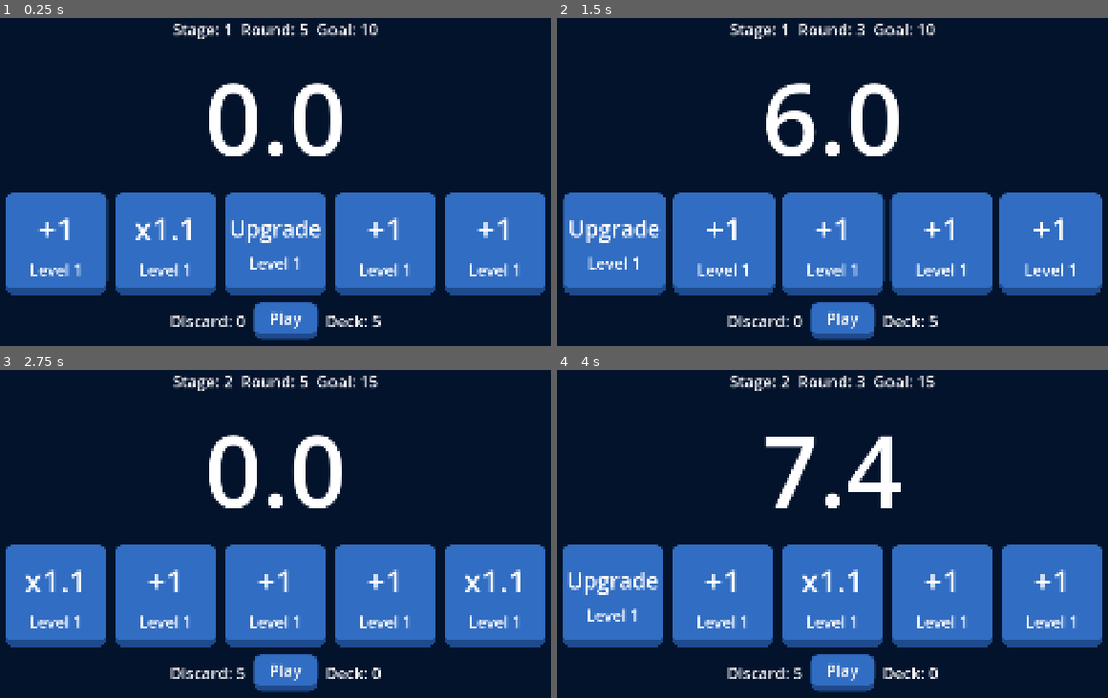
Above: before the commit, frames 1-4 (two rows, left to right).
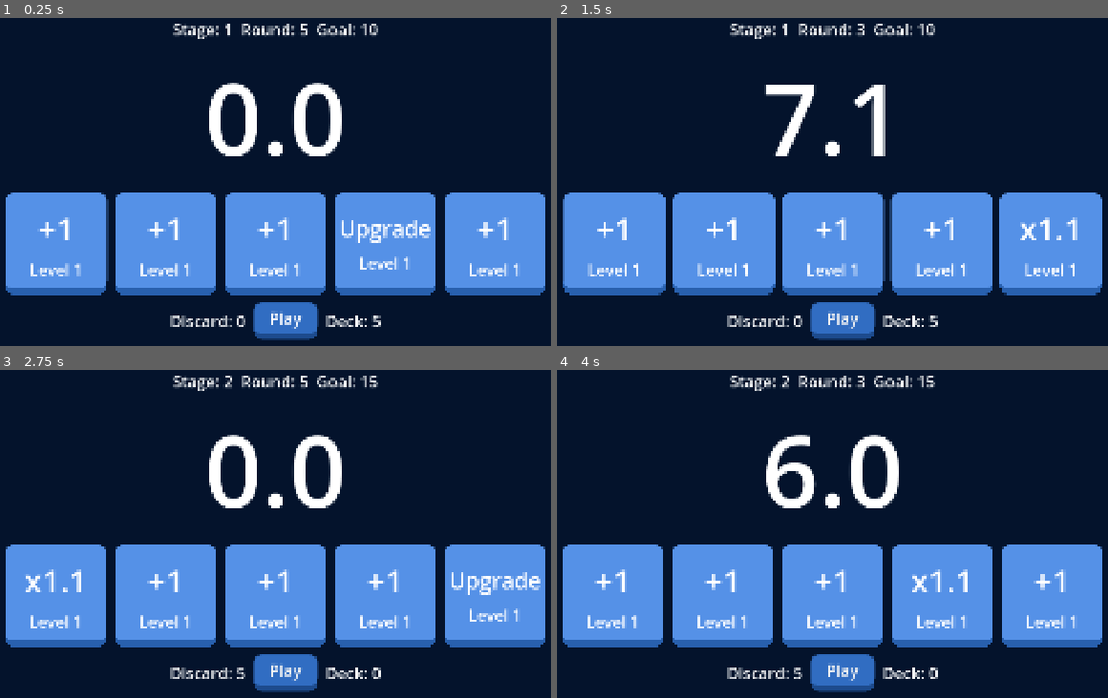
Above: after the commit, the same moments.

Repository: billyhawkes/card-game
Game: Godot game, scene res://scenes/game.tscn
The game is run twice, just before and just after one commit, with the same random seed, the same clock (stepped at 60 frames per second) and the same inputs.
Inputs (mouse positions are in pixels of both pictures, inside the frame that each line leads up to):
- Up to frame 1 (0.25 s): no input
- Up to frame 2 (1.5 s): click "Play" at 0.5 s; click "Play" at 1.25 s
- Up to frame 3 (2.75 s): click "Play" at 2 s
- Up to frame 4 (4 s): tap Enter at 2.75 s; move the mouse to (997, 507) at 2.77 s; press the mouse at (997, 507) at 2.78 s; tap Space at 3.5 s; move the mouse to (678, 550) at 3.52 s; release the mouse at (678, 550) at 3.53 s; click (678, 550) at 3.6 s

The runs differ from the first frame. In frame 1, 28% of the frame differs, in the area x 1-99%, y 53-85%; in frame 2, 30%, in the area x 1-99%, y 19-85%; in frame 3, 27%; in frame 4, 30%.
Error before the commit: Attempt to call function 'upgrade_card' in base 'null instance' on a null instance. (res://scenes/card.gd:76)

Commit message:
feat: end menu and restart

Diff:
--- a/interface/theme.tres
+++ b/interface/theme.tres
@@ -12,6 +12,19 @@
 bg_color = Color(0.190581, 0.427638, 0.760969, 1)
 border_width_top = 15
 border_color = Color(0.8, 0.8, 0.8, 0)
+corner_radius_top_left = 20
+corner_radius_top_right = 20
+corner_radius_bottom_right = 20
+corner_radius_bottom_left = 20
+
+[sub_resource type="StyleBoxFlat" id="StyleBoxFlat_iq5ie"]
+content_margin_left = 40.0
+content_margin_top = 10.0
+content_margin_right = 40.0
+content_margin_bottom = 25.0
+bg_color = Color(0.333376, 0.568151, 0.905405, 1)
+border_width_bottom = 15
+border_color = Color(0.157096, 0.375376, 0.682955, 1)
 corner_radius_top_left = 20
 corner_radius_top_right = 20
 corner_radius_bottom_right = 20
@@ -43,4 +56,4 @@
 Button/styles/normal = ExtResource("1_qajdk")
 Button/styles/pressed = SubResource("StyleBoxFlat_qajdk")
 Label/font_sizes/font_size = 40
-Panel/styles/panel = ExtResource("1_qajdk")
+Panel/styles/panel = SubResource("StyleBoxFlat_iq5ie")
--- a/project.godot
+++ b/project.godot
@@ -14,6 +14,10 @@
 run/main_scene="uid://b8upd5s60o0j6"
 config/features=PackedStringArray("4.4", "GL Compatibility")
 config/icon="res://icon.svg"
+
+[autoload]
+
+Game="*res://scenes/game.gd"
 
 [display]
 
--- a/scenes/card.gd
+++ b/scenes/card.gd
@@ -31,7 +31,7 @@
 	value_label.text = label()
 	level_label.text = "Level " + str(level)
 	hand_container = get_parent()
-	card_manager = get_tree().root.get_child(0).get_child(0)
+	card_manager = get_tree().root.find_child("$CardManager")
 
 static func create_card(_type: CardType, _level: int, _card_id: int) -> Card:
 	var new_card: Card = CARD.instantiate()
@@ -70,9 +70,9 @@
 		CardType.Upgrade:
 			var cards = hand_container.get_children() as Array[Card]
 			var index = cards.find(self)
-			var next_card = cards[index + 1]
-			print(next_card.card_id)
-			if next_card:
+
+			if len(cards) < index + 1:
+				var next_card = cards[index + 1]
 				card_manager.upgrade_card(next_card.card_id)
 			return score
 		_:
--- a/scenes/card_manager.gd
+++ b/scenes/card_manager.gd
@@ -47,7 +47,8 @@
 				var id = discard.pop_front()
 				deck.append(id)
 				deck.shuffle()
-		hand.append(card_id)
+		else:
+			hand.append(card_id)
 
 	for child in hand_container.get_children():
 		hand_container.remove_child(child)
--- a/scenes/game.gd
+++ b/scenes/game.gd
@@ -1 +1,14 @@
 extends Node2D
+
+const GAME = preload("res://scenes/game.tscn")
+const END_MENU = preload("res://scenes/menus/end_menu.tscn")
+
+func game_lost() -> void:
+	var end_menu: Control = END_MENU.instantiate()
+	var canvas_layer = get_tree().current_scene.find_child("CanvasLayer", true)
+	get_tree().paused = true
+	canvas_layer.add_child(end_menu)
+
+func start_game() -> void:
+	get_tree().paused = false
+	get_tree().change_scene_to_packed(GAME)
--- a/scenes/game.tscn
+++ b/scenes/game.tscn
@@ -1,12 +1,10 @@
-[gd_scene load_steps=5 format=3 uid="uid://b8upd5s60o0j6"]
+[gd_scene load_steps=4 format=3 uid="uid://b8upd5s60o0j6"]
 
-[ext_resource type="Script" uid="uid://cxltchabywlpj" path="res://scenes/game.gd" id="1_uwrxv"]
 [ext_resource type="Script" uid="uid://8v4qgb0qyjo0" path="res://scenes/card_manager.gd" id="2_lnu2h"]
 [ext_resource type="Script" uid="uid://dq1ffuvjirpbu" path="res://scenes/hand_container.gd" id="2_yqjtg"]
 [ext_resource type="Script" uid="uid://dgo3xywqbxe0q" path="res://scenes/round_manager.gd" id="3_lbhrr"]
 
 [node name="Game" type="Node2D"]
-script = ExtResource("1_uwrxv")
 
 [node name="CardManager" type="Node2D" parent="."]
 unique_name_in_owner = true
@@ -17,6 +15,7 @@
 script = ExtResource("3_lbhrr")
 
 [node name="CanvasLayer" type="CanvasLayer" parent="."]
+unique_name_in_owner = true
 
 [node name="VBoxContainer" type="VBoxContainer" parent="CanvasLayer"]
 anchors_preset = 8
@@ -39,6 +38,7 @@
 [node name="StageLabel" type="Label" parent="CanvasLayer/VBoxContainer/HBoxContainer2"]
 unique_name_in_owner = true
 layout_mode = 2
+text = "Stage: 1"
 
 [node name="RoundLabel" type="Label" parent="CanvasLayer/VBoxContainer/HBoxContainer2"]
 unique_name_in_owner = true
@@ -68,6 +68,7 @@
 
 [node name="HBoxContainer" type="HBoxContainer" parent="CanvasLayer/VBoxContainer"]
 layout_mode = 2
+size_flags_horizontal = 4
 
 [node name="DiscardLabel" type="Label" parent="CanvasLayer/VBoxContainer/HBoxContainer"]
 unique_name_in_owner = true
@@ -85,5 +86,4 @@
 layout_mode = 2
 text = "Deck:"
 
-[connection signal="end_game" from="RoundManager" to="." method="_on_round_manager_end_game"]
 [connection signal="pressed" from="CanvasLayer/VBoxContainer/HBoxContainer/PlayButton" to="RoundManager" method="_on_play_button_pressed"]
--- /dev/null
+++ b/scenes/menus/end_menu.gd
@@ -0,0 +1,5 @@
+extends Control
+
+
+func _on_restart_button_pressed() -> void:
+	Game.start_game()
--- /dev/null
+++ b/scenes/menus/end_menu.tscn
@@ -0,0 +1,62 @@
+[gd_scene load_steps=3 format=3 uid="uid://bq7a13i1dlyv6"]
+
+[ext_resource type="Script" uid="uid://mgsxiolxu1cb" path="res://scenes/menus/end_menu.gd" id="1_cgki5"]
+
+[sub_resource type="StyleBoxFlat" id="StyleBoxFlat_5dnv4"]
+bg_color = Color(0.490196, 0.603922, 0.803922, 0.682353)
+
+[node name="EndMenu" type="Control"]
+process_mode = 3
+z_index = 100
+custom_minimum_size = Vector2(1080, 600)
+layout_mode = 3
+anchors_preset = 15
+anchor_right = 1.0
+anchor_bottom = 1.0
+grow_horizontal = 2
+grow_vertical = 2
+script = ExtResource("1_cgki5")
+
+[node name="Background" type="Panel" parent="."]
+layout_mode = 1
+anchors_preset = 15
+anchor_right = 1.0
+anchor_bottom = 1.0
+grow_horizontal = 2
+grow_vertical = 2
+theme_override_styles/panel = SubResource("StyleBoxFlat_5dnv4")
+
+[node name="Panel" type="Panel" parent="Background"]
+custom_minimum_size = Vector2(1080, 600)
+layout_mode = 1
+anchors_preset = 8
+anchor_left = 0.5
+anchor_top = 0.5
+anchor_right = 0.5
+anchor_bottom = 0.5
+offset_left = -540.0
+offset_top = -50.0
+offset_right = 540.0
+offset_bottom = 50.0
+grow_horizontal = 2
+grow_vertical = 2
+
+[node name="CenterContainer" type="CenterContainer" parent="Background/Panel"]
+custom_minimum_size = Vector2(1080, 580)
+layout_mode = 0
+offset_right = 1080.0
+offset_bottom = 579.0
+
+[node name="VBoxContainer" type="VBoxContainer" parent="Background/Panel/CenterContainer"]
+layout_mode = 2
+
+[node name="Label" type="Label" parent="Background/Panel/CenterContainer/VBoxContainer"]
+layout_mode = 2
+theme_override_font_sizes/font_size = 130
+text = "Game Over"
+
+[node name="RestartButton" type="Button" parent="Background/Panel/CenterContainer/VBoxContainer"]
+layout_mode = 2
+text = "Restart"
+
+[connection signal="pressed" from="Background/Panel/CenterContainer/VBoxContainer/RestartButton" to="." method="_on_restart_button_pressed"]
--- a/scenes/round_manager.gd
+++ b/scenes/round_manager.gd
@@ -1,6 +1,4 @@
 extends Node2D
-
-signal end_game
 
 # ROUND MANAGEMENT
 @onready var round_label: Label = %RoundLabel
@@ -31,7 +29,7 @@
 		round = max_rounds
 		stage += 1
 	elif round == 0:
-		end_game.emit()
+		Game.game_lost()
 
 	card_manager.refresh_hand()
 	render_labels()
Not shown: 1 places in interface/theme.tres that only renumber resources
Not shown, added: scenes/menus/end_menu.gd.uid
Not shown: 2 places in scenes/menus/main_menu.tscn that only renumber resources
